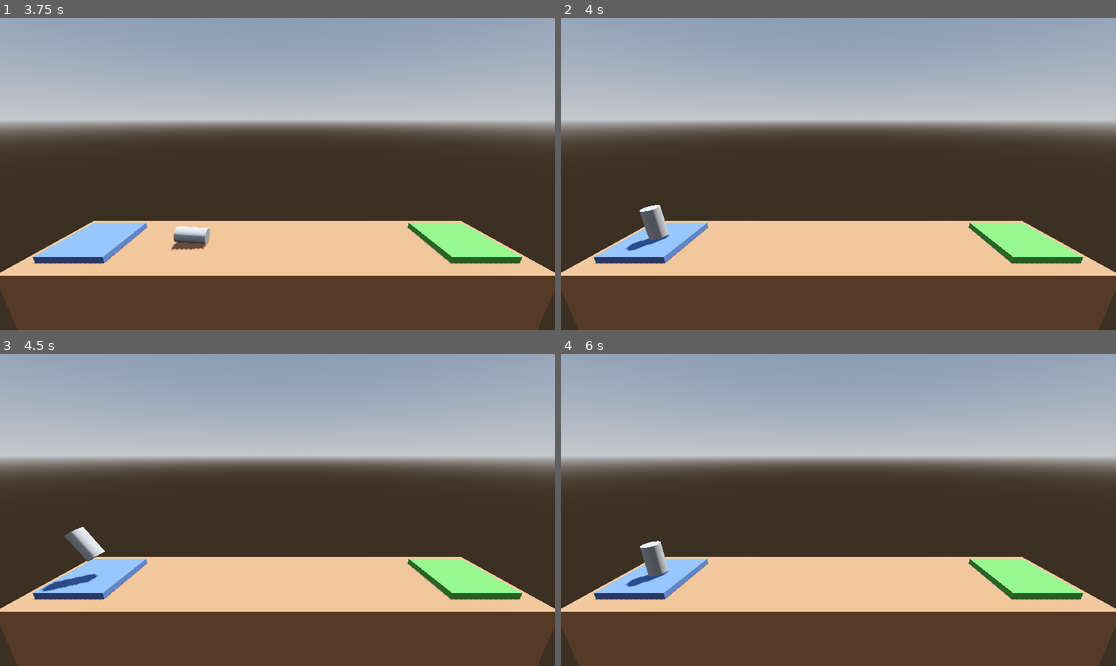
Above: before the commit, frames 1-4 (two rows, left to right).
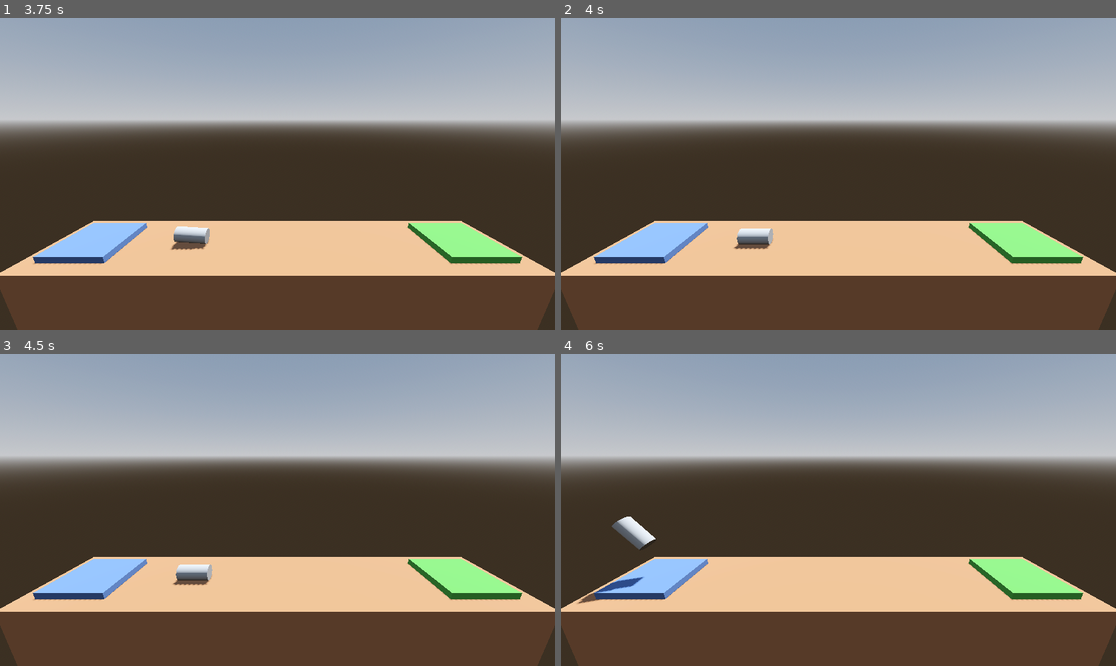
Above: after the commit, the same moments.

Repository: brianlove/Udemy-Godot-Project-Boost
Game: Godot game, scene res://Level/Level_01.tscn
Two runs of this game, one before a commit and one after it. Both use one fixed random seed, a clock stepped at 60 frames per second and the inputs below.
Inputs:
- Up to frame 1 (3.75 s): tap Enter at 0.5 s; hold Right (rotate_right) 0.53-1.28 s; hold Space (boost) 0.53-1.28 s; hold Left (rotate_left) 1.28-2.03 s; tap Space (boost) at 1.35, 2.85 s; hold Space (boost) 2.03-2.78 s; hold Right (rotate_right) 2.03-3.53 s; hold Left (rotate_left) from 3.53 s (still down); hold Space (boost) from 3.53 s (still down)
- Up to frame 2 (4 s): keep holding Left (rotate_left); keep holding Space (boost)
- Up to frame 3 (4.5 s): keep holding Left (rotate_left); release Space (boost) at 4.28 s; tap Space (boost) at 4.35 s
- Up to frame 4 (6 s): hold Space (boost) 5.03-5.78 s; release Left (rotate_left) at 5.78 s; hold Right (rotate_right) from 5.78 s (still down); tap Space (boost) at 5.85 s

Frame 1 is identical in both runs. In frame 2, 0.9% of the frame differs, in the area x 11-39%, y 59-75%; in frame 3, 1.0%; in frame 4, 1.1%, in the area x 2-20%, y 52-81%.

Commit message:
Add tweens after success/failure of level

Diff:
--- a/Player.gd
+++ b/Player.gd
@@ -6,6 +6,7 @@
 ## How much rotational force to apply when orienting the rocket.
 @export var torque_thrust: float = 100.0
 
+var is_transitioning: bool = false
 
 # Called every frame. 'delta' is the elapsed time since the previous frame.
 func _process(delta: float) -> void:
@@ -19,18 +20,32 @@
 
 
 func _on_body_entered(body: Node) -> void:
-	var groups = body.get_groups()
-	if "Hazard" in groups:
-		crash_sequence()
-	elif "Goal" in groups:
-		complete_level(body.file_path)
+	if not is_transitioning:
+		var groups = body.get_groups()
+		if "Hazard" in groups:
+			crash_sequence()
+		elif "Goal" in groups:
+			complete_level(body.file_path)
 
 
 func complete_level(next_level_file) -> void:
 	print("You win!")
-	get_tree().change_scene_to_file(next_level_file)
+	set_process(false)
+	is_transitioning = true
+
+	var tween = create_tween()
+	tween.tween_interval(1.0)
+	tween.tween_callback(func(): get_tree().change_scene_to_file(next_level_file))
+	# Alternative callback:
+	#tween.tween_callback(get_tree().change_scene_to_file.bind(next_level_file))
 
 
 func crash_sequence() -> void:
 	print("Boom!")
-	get_tree().reload_current_scene()
+	is_transitioning = true
+	# Disable the `_process()` function to remove user control of the rocket
+	set_process(false)
+
+	var tween = create_tween()
+	tween.tween_interval(1.0)
+	tween.tween_callback(get_tree().reload_current_scene)
